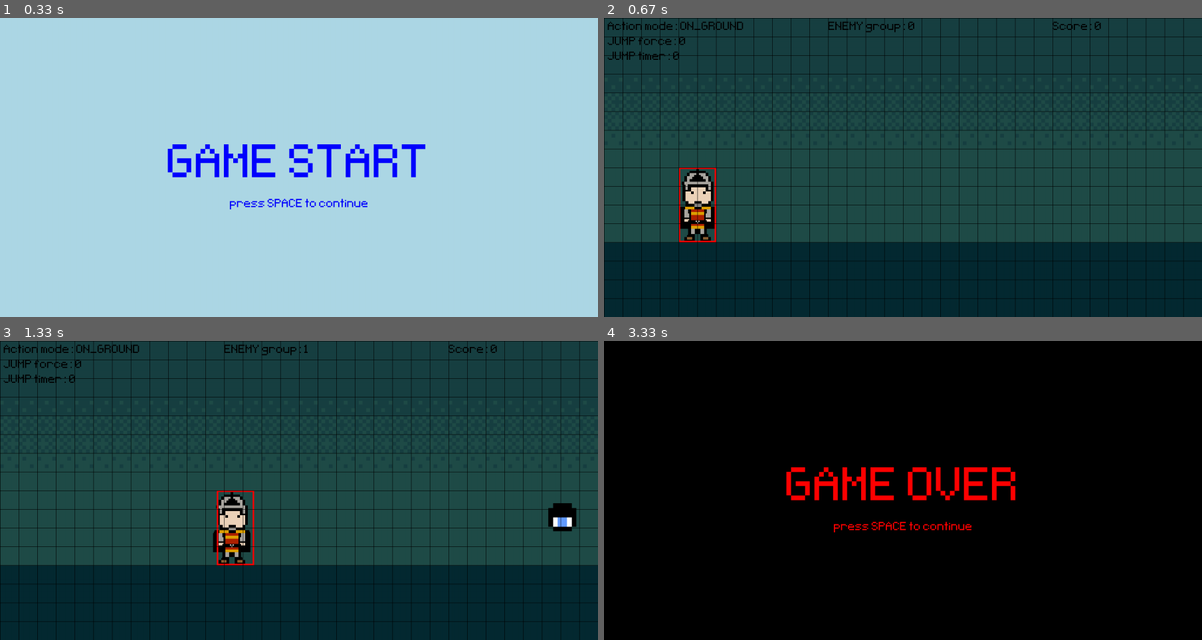
Above: before the commit, frames 1-4 (two rows, left to right).
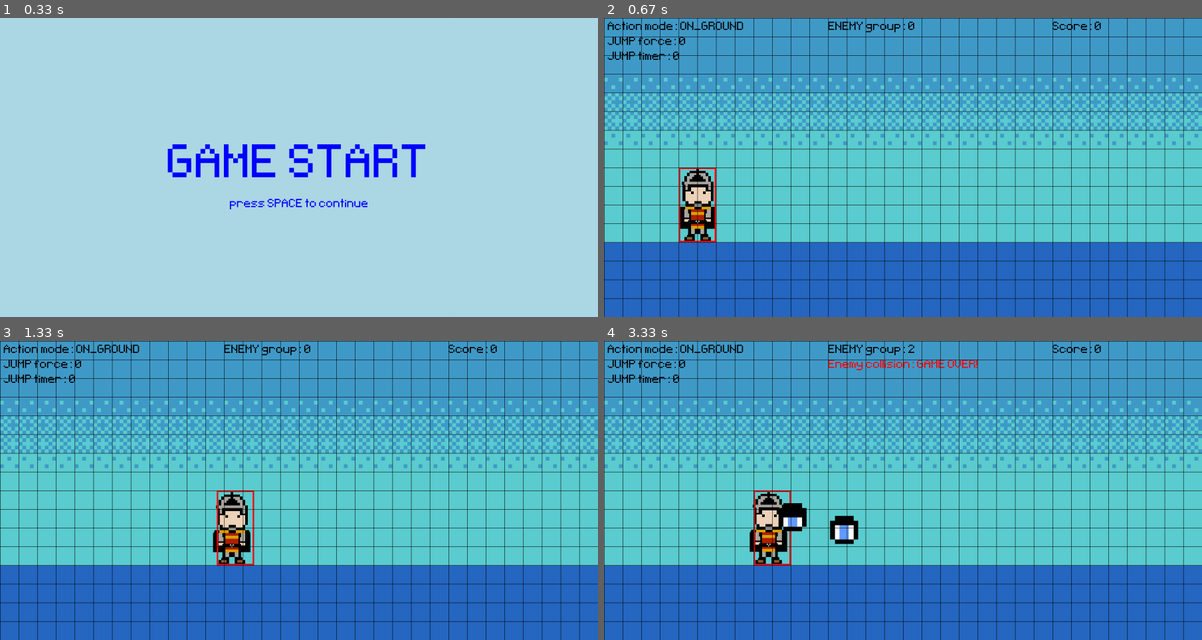
Above: after the commit, the same moments.

Repository: alo40/pygame_pininos
Game: pygame game, started from pininos_main.py
The game is run twice, just before and just after one commit, with the same random seed, the same clock (stepped at 60 frames per second) and the same inputs.
Inputs:
- Up to frame 1 (0.33 s): no input
- Up to frame 2 (0.67 s): tap Space at 0.33 s
- Up to frame 3 (1.33 s): hold Right 0.67-1.13 s; hold Right from 1.17 s (still down)
- Up to frame 4 (3.33 s): release Right at 1.63 s; hold Left 1.67-2.2 s; hold Down 2.23-2.53 s; hold Left 2.57-2.97 s; hold Right from 3 s (still down)

Frame 1 is identical in both runs. In frame 2, 98% of the frame differs, in the area x 0-100%, y 0-100%; in frame 3, 98%; in frame 4, 99%.

Commit message:
added day 1/2/3 enemy spawn timer and speed move

Diff:
--- a/pininos_main.py
+++ b/pininos_main.py
@@ -206,12 +206,19 @@
 
 class Enemy(pg.sprite.Sprite):
 
-    def __init__(self, type):
+    def __init__(self, type, game_mode):
         super().__init__()
 
-        # parameters
-        self.move_speed = 10
-        self.hero_dodge = False  # used for the score
+        # enemy speed depending on the day
+        if game_mode == Game.DAY_3:
+            self.move_speed = 20
+        elif game_mode == Game.DAY_2:
+            self.move_speed = 15
+        else:  # default DAY_1
+            self.move_speed = 10
+
+        # parameter used for the score
+        self.hero_dodge = False
 
         if type == 'enemy_01':
 
@@ -365,7 +372,7 @@
                 and (game_mode == Game.DAY_1 or game_mode == Game.DAY_2 or game_mode == Game.DAY_3):
 
             # add new element to enemy group
-            enemy_group.add(Enemy('enemy_01'))
+            enemy_group.add(Enemy('enemy_01', game_mode))
 
         # TIMER EVENT: ENEMY_01 ANIMATION
         if event.type == timer_enemy_01_animation \
@@ -432,7 +439,15 @@
             game_score = 0
 
             # restart game
-            game_mode = Game.DAY_3
+            game_mode = Game.DAY_1
+
+            # set enemy spawn timer depending on the day
+            if game_mode == Game.DAY_3:
+                pg.time.set_timer(timer_enemy_01_spawn, 600)
+            elif game_mode == Game.DAY_2:
+                pg.time.set_timer(timer_enemy_01_spawn, 800)
+            else:  # default DAY_1
+                pg.time.set_timer(timer_enemy_01_spawn, 1000)
 
     #####################################################################################
     # game mode: GAME ACTIVE
@@ -460,7 +475,7 @@
         if pg.sprite.spritecollide(hero.sprite, enemy_group, False):
             text_collision = game_active_font.render('Enemy collision: GAME OVER!', False, 'Red')
             screen.blit(text_collision, (600, 50))
-            game_mode = Game.OVER  # GAME OVER!
+            # game_mode = Game.OVER  # GAME OVER!
 
         # GAME SCORE ####################################################################
 
